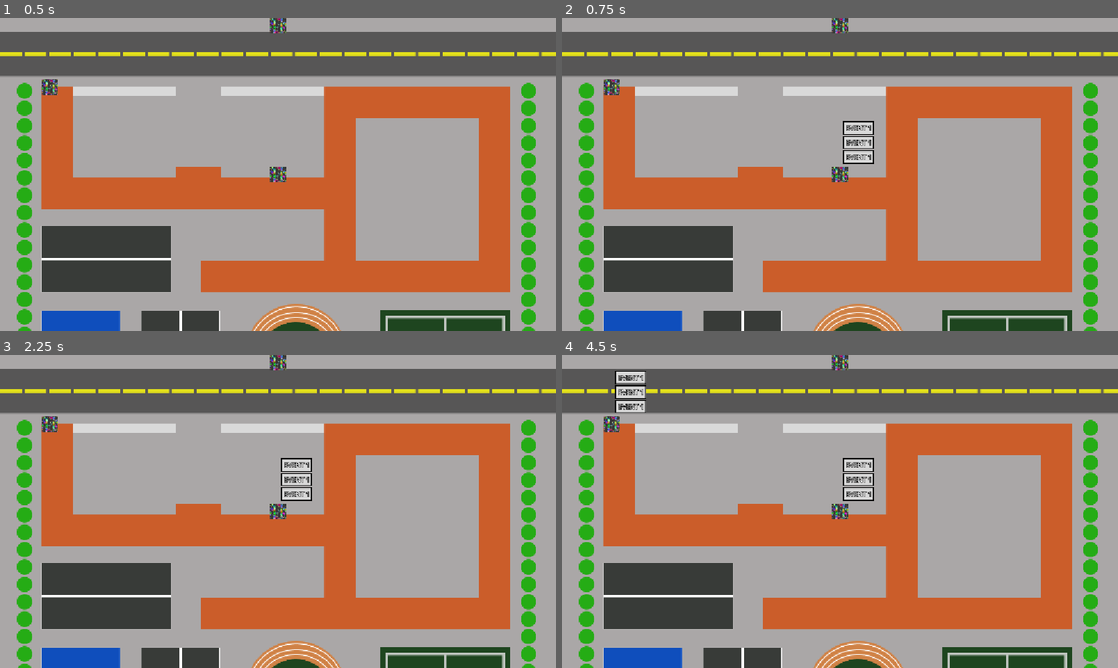
Above: before the commit, frames 1-4 (two rows, left to right).
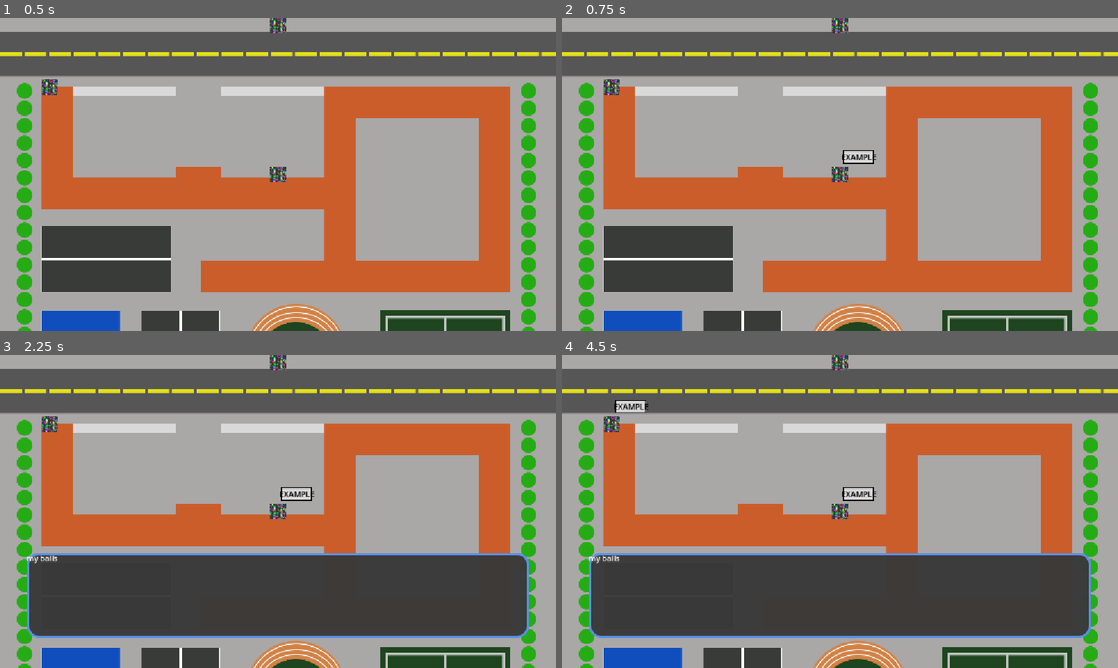
Above: after the commit, the same moments.

Repository: shi-reker/project-skinwalker
Game: Godot game, scene res://Scenes/school.tscn
Two runs of this game, one before a commit and one after it. Both use one fixed random seed, a clock stepped at 60 frames per second and the inputs below. This scene is started directly instead of the project's main scene.
Inputs (mouse positions are in pixels of both pictures, inside the frame that each line leads up to):
- Up to frame 1 (0.5 s): no input
- Up to frame 2 (0.75 s): click (840, 174) at 0.5 s
- Up to frame 3 (2.25 s): click (294, 464) at 1.27 s; click (294, 492) at 2 s, where only the run after the commit has a clickable "example"
- Up to frame 4 (4.5 s): click (840, 361) at 2.75 s; click (856, 480) at 3.52 s; click (612, 423) at 4.25 s

Frame 1 is identical in both runs. In frame 2, 0.5% of the frame differs, in the area x 50-57%, y 32-46%; in frame 3, 20%; in frame 4, 21%, in the area x 4-96%, y 5-91%.

Commit message:
dialogue box thing

Diff:
--- /dev/null
+++ b/Resources/Events/event_base.gd
@@ -0,0 +1,5 @@
+extends Resource
+class_name EventBase
+
+@export var eventName:String
+@export var dialogue:DialogueDefinition
--- /dev/null
+++ b/Resources/Events/placeholder_event.tres
@@ -0,0 +1,10 @@
+[gd_resource type="Resource" script_class="EventBase" format=3 uid="uid://nl0y62c0b23m"]
+
+[ext_resource type="Script" uid="uid://bdq00javdngjw" path="res://Resources/Events/event_base.gd" id="1_seynj"]
+[ext_resource type="Resource" uid="uid://y56ophejvnt6" path="res://Resources/placeholder_dialogue.tres" id="1_sytnx"]
+
+[resource]
+script = ExtResource("1_seynj")
+eventName = "example"
+dialogue = ExtResource("1_sytnx")
+metadata/_custom_type_script = "uid://bdq00javdngjw"
--- /dev/null
+++ b/Resources/placeholder_dialogue.tres
@@ -0,0 +1,8 @@
+[gd_resource type="Resource" script_class="DialogueDefinition" format=3 uid="uid://y56ophejvnt6"]
+
+[ext_resource type="Script" uid="uid://bv33ummqne80f" path="res://Scripts/Resources/dialogue_definition.gd" id="1_v84tr"]
+
+[resource]
+script = ExtResource("1_v84tr")
+dialogue_lines = Array[String](["my balls"])
+metadata/_custom_type_script = "uid://bv33ummqne80f"
--- /dev/null
+++ b/Scenes/Components/dialogue_box.tscn
@@ -0,0 +1,42 @@
+[gd_scene format=3 uid="uid://b867a6fxqgem3"]
+
+[ext_resource type="Script" uid="uid://bg8n3qmuodx6e" path="res://Scripts/Components/dialogue_box.gd" id="1_10vpv"]
+[ext_resource type="Texture2D" uid="uid://db2yhk6hlwwci" path="res://Assets/Visuals/placeholder dialogue box.png" id="1_c26mk"]
+[ext_resource type="Texture2D" uid="uid://d2flcaaeyhw2j" path="res://Assets/Visuals/placeholder speaker box.png" id="3_ixl7y"]
+
+[node name="DialogueBox" type="TextureRect" unique_id=1117392782 node_paths=PackedStringArray("speakerBox", "speakerText", "text")]
+anchors_preset = 8
+anchor_left = 0.5
+anchor_top = 0.5
+anchor_right = 0.5
+anchor_bottom = 0.5
+offset_left = -521.0
+offset_top = -88.5
+offset_right = 521.0
+offset_bottom = 88.5
+grow_horizontal = 2
+grow_vertical = 2
+texture = ExtResource("1_c26mk")
+script = ExtResource("1_10vpv")
+speakerBox = NodePath("Speaker")
+speakerText = NodePath("Speaker/SpeakerLabel")
+text = NodePath("DialogueText")
+
+[node name="Speaker" type="TextureRect" parent="." unique_id=313994559]
+visible = false
+layout_mode = 1
+offset_right = 40.0
+offset_bottom = 40.0
+offset_transform_enabled = true
+offset_transform_position = Vector2(32, -34)
+texture = ExtResource("3_ixl7y")
+
+[node name="SpeakerLabel" type="Label" parent="Speaker" unique_id=1354930923]
+layout_mode = 0
+offset_right = 40.0
+offset_bottom = 23.0
+
+[node name="DialogueText" type="Label" parent="." unique_id=1574403242]
+layout_mode = 0
+offset_right = 40.0
+offset_bottom = 23.0
--- a/Scenes/Environments/event_button.tscn
+++ b/Scenes/Environments/event_button.tscn
@@ -2,13 +2,36 @@
 
 [ext_resource type="Texture2D" uid="uid://vel0elk7vb18" path="res://Assets/Visuals/icons/placeholder event button.png" id="1_6201r"]
 [ext_resource type="Script" uid="uid://c56yfsjqfbupl" path="res://Scripts/Environments/event_button.gd" id="1_ygqqn"]
+[ext_resource type="Resource" uid="uid://nl0y62c0b23m" path="res://Resources/Events/placeholder_event.tres" id="3_j0h80"]
 
-[node name="EventButton" type="TextureButton" unique_id=1178872233]
+[sub_resource type="SystemFont" id="SystemFont_pkeh2"]
+
+[sub_resource type="LabelSettings" id="LabelSettings_y8knx"]
+font = SubResource("SystemFont_pkeh2")
+font_color = Color(0, 0, 0, 1)
+
+[node name="EventButton" type="TextureButton" unique_id=1178872233 node_paths=PackedStringArray("title")]
 offset_right = 65.0
 offset_bottom = 28.0
 texture_normal = ExtResource("1_6201r")
 texture_pressed = ExtResource("1_6201r")
 texture_hover = ExtResource("1_6201r")
 script = ExtResource("1_ygqqn")
+event = ExtResource("3_j0h80")
+title = NodePath("Label")
+
+[node name="Label" type="Label" parent="." unique_id=1926090638]
+custom_maximum_size = Vector2(65, 28)
+layout_mode = 1
+anchors_preset = 15
+anchor_right = 1.0
+anchor_bottom = 1.0
+grow_horizontal = 2
+grow_vertical = 2
+text = "talk"
+label_settings = SubResource("LabelSettings_y8knx")
+horizontal_alignment = 1
+vertical_alignment = 1
+uppercase = true
 
 [connection signal="pressed" from="." to="." method="_on_pressed"]
--- a/Scenes/school.tscn
+++ b/Scenes/school.tscn
@@ -3,6 +3,9 @@
 [ext_resource type="Texture2D" uid="uid://cvtki456ulg8f" path="res://Assets/Visuals/school map placeholder.png" id="1_mlgpo"]
 [ext_resource type="PackedScene" uid="uid://buk8rjcec7rm6" path="res://Scenes/Environments/interest_point.tscn" id="2_hnxbv"]
 [ext_resource type="Script" uid="uid://bpsr3ni5x3orx" path="res://Scripts/Components/camera_system.gd" id="3_yrja8"]
+[ext_resource type="Script" uid="uid://bmte47gmnm3nf" path="res://Scripts/Components/dialogue_component.gd" id="4_frki8"]
+[ext_resource type="PackedScene" uid="uid://b867a6fxqgem3" path="res://Scenes/Components/dialogue_box.tscn" id="4_nxj8n"]
+[ext_resource type="Resource" uid="uid://y56ophejvnt6" path="res://Resources/placeholder_dialogue.tres" id="5_ybkmv"]
 
 [node name="School" type="Node2D" unique_id=702370092]
 
@@ -11,13 +14,14 @@
 offset_bottom = 994.0
 texture = ExtResource("1_mlgpo")
 
-[node name="InterestPoint" parent="BG" unique_id=858540143 instance=ExtResource("2_hnxbv")]
+[node name="InterestPoint" parent="BG" unique_id=858540143 node_paths=PackedStringArray("dialogueHandler") instance=ExtResource("2_hnxbv")]
 layout_mode = 1
 offset_top = -189.0
 offset_bottom = -157.0
+dialogueHandler = NodePath("../../Camera2D/DialogueHandler")
 metadata/_edit_use_anchors_ = true
 
-[node name="InterestPoint2" parent="BG" unique_id=104285942 instance=ExtResource("2_hnxbv")]
+[node name="InterestPoint2" parent="BG" unique_id=104285942 node_paths=PackedStringArray("dialogueHandler") instance=ExtResource("2_hnxbv")]
 layout_mode = 1
 anchors_preset = 5
 anchor_top = 0.0
@@ -25,15 +29,17 @@
 offset_top = 0.0
 offset_bottom = 32.0
 grow_vertical = 1
+dialogueHandler = NodePath("../../Camera2D/DialogueHandler")
 metadata/_edit_use_anchors_ = true
 
-[node name="InterestPoint3" parent="BG" unique_id=1162841921 instance=ExtResource("2_hnxbv")]
+[node name="InterestPoint3" parent="BG" unique_id=1162841921 node_paths=PackedStringArray("dialogueHandler") instance=ExtResource("2_hnxbv")]
 layout_mode = 1
 anchors_preset = -1
 offset_left = -488.32
 offset_top = -370.44
 offset_right = -456.32
 offset_bottom = -338.44
+dialogueHandler = NodePath("../../Camera2D/DialogueHandler")
 metadata/_edit_use_anchors_ = true
 
 [node name="Camera2D" type="Camera2D" parent="." unique_id=1361060894]
@@ -44,3 +50,15 @@
 limit_bottom = 346
 position_smoothing_enabled = true
 script = ExtResource("3_yrja8")
+
+[node name="DialogueHandler" type="Node" parent="Camera2D" unique_id=37952860 node_paths=PackedStringArray("dialogueBox")]
+script = ExtResource("4_frki8")
+dialogue_definition = ExtResource("5_ybkmv")
+dialogueBox = NodePath("../DialogueBox")
+
+[node name="DialogueBox" parent="Camera2D" unique_id=1117392782 instance=ExtResource("4_nxj8n")]
+visible = false
+offset_left = 55.0
+offset_top = 408.5
+offset_right = 1097.0
+offset_bottom = 585.5
--- a/Scripts/Components/camera_system.gd
+++ b/Scripts/Components/camera_system.gd
@@ -1,7 +1,13 @@
 extends Camera2D
 
-@export var speed := 800.0
+enum Modes{
+	SCHOOL,
+	WORLD
+}
+
+@export var speed := 400.0
 @export var edge_margin := 20.0   # pixels from the screen edge
+@export var mode:Modes
 
 func _ready() -> void:
 	# Keeps the cursor inside the window so it can actually reach the edge
@@ -28,4 +34,13 @@
 	elif mouse.y >= size.y - edge_margin:
 		dir.y += 1
 
-	position += dir.normalized() * speed * delta
+	var posQueue:Vector2 = position + dir.normalized() * speed * delta
+	match mode:
+		Modes.SCHOOL:
+			if posQueue.y < limit_bottom and posQueue.y > limit_top:
+				position += dir.normalized() * speed * delta
+				if limit_right == 0 and limit_left == 0:
+					print_debug("zero")
+					position.x = 0
+		Modes.WORLD:
+			pass
--- /dev/null
+++ b/Scripts/Components/dialogue_box.gd
@@ -0,0 +1,6 @@
+extends TextureRect
+class_name DialogueBox
+
+@export var speakerBox:TextureRect
+@export var speakerText:Label
+@export var text:Label
--- a/Scripts/Components/dialogue_component.gd
+++ b/Scripts/Components/dialogue_component.gd
@@ -2,14 +2,26 @@
 class_name DialogueComponent
 
 @export var dialogue_definition: DialogueDefinition
+@export var dialogueBox:DialogueBox
 var current_line_index: int = 0
 var is_dialogue_active: bool = false
 
+func recieve_dialogue(dialogueRes:DialogueDefinition, line:int):
+	dialogue_definition = dialogueRes
+	current_line_index = line
+	start_dialogue()
+
 func start_dialogue() -> void:
-	pass
+	#current_line_index = 0
+	dialogueBox.show()
+	if dialogue_definition.speaker_name != "":
+		dialogueBox.speakerBox.show()
+		dialogueBox.speakerText.text = dialogue_definition.speaker_name
+	dialogueBox.text.text = dialogue_definition.dialogue_lines[current_line_index]
 
 func advance_dialogue() -> void:
-	pass
+	current_line_index += 1
+	dialogueBox.text.text = dialogue_definition.dialogue_lines[current_line_index]
 
 func end_dialogue() -> void:
-	pass
+	dialogueBox.hide()
--- a/Scripts/Environments/event_button.gd
+++ b/Scripts/Environments/event_button.gd
@@ -1,5 +1,15 @@
 extends TextureButton
 class_name EventButton
 
+@export var event:EventBase
+@export var title:Label
+
+signal start_dialogue(d:DialogueDefinition, line:int)
+
+func _ready() -> void:
+	title.text = event.eventName
+
 func _on_pressed() -> void:
+	start_dialogue.emit(event.dialogue, 0)
+	disabled = true
 	print_debug("event")
--- a/Scripts/Environments/interest_point.gd
+++ b/Scripts/Environments/interest_point.gd
@@ -3,23 +3,33 @@
 
 var events = preload("res://Scenes/Environments/event_button.tscn")
 @export var grid:VBoxContainer
+@export var dialogueHandler:DialogueComponent
 var isPressed:bool = false
+var storedLine:int = -1
+var chosenEvent:EventButton
 
 func _ready() -> void:
-	var nEvents = randi_range(1, 3)
-	print_debug(nEvents)
-
+	var nEvents = 3
 	for e in nEvents:
 		var newEvent:EventButton = events.instantiate()
+		newEvent.start_dialogue.connect(dialogueHandler.recieve_dialogue)
 		grid.add_child(newEvent)
 		newEvent.hide()
+	print_debug(len(grid.get_children()))
+	chosenEvent = grid.get_children()[randi_range(0, nEvents-1)]
+
+func store_dialogue(line:int):
+	storedLine = line
 
 func _on_pressed() -> void:
 	if !isPressed:
-		for child in grid.get_children():
-			child.show()
+		chosenEvent.show()
+		if storedLine != -1:
+			dialogueHandler.dialogueBox.show()
+			dialogueHandler.recieve_dialogue(chosenEvent.event.dialogue, storedLine)
 		isPressed = true
 	else:
-		for child in grid.get_children():
-			child.hide()
+		store_dialogue(dialogueHandler.current_line_index)
+		chosenEvent.hide()
+		dialogueHandler.dialogueBox.hide()
 		isPressed = false
Binary file changed: Assets/Visuals/icons/placeholder event button.png
Binary file added: Assets/Visuals/placeholder dialogue box.png
Not shown, added: Assets/Visuals/placeholder dialogue box.png.import
Binary file added: Assets/Visuals/placeholder speaker box.png
Not shown, added: Assets/Visuals/placeholder speaker box.png.import
Not shown, added: Resources/Events/event_base.gd.uid
Not shown, added: Scripts/Components/dialogue_box.gd.uid
